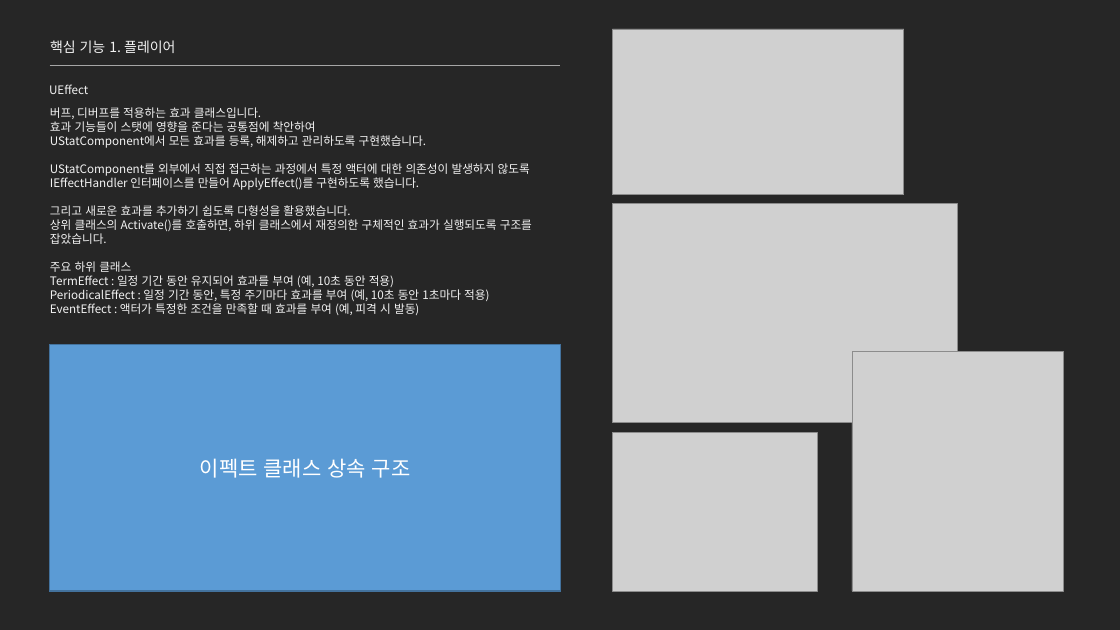
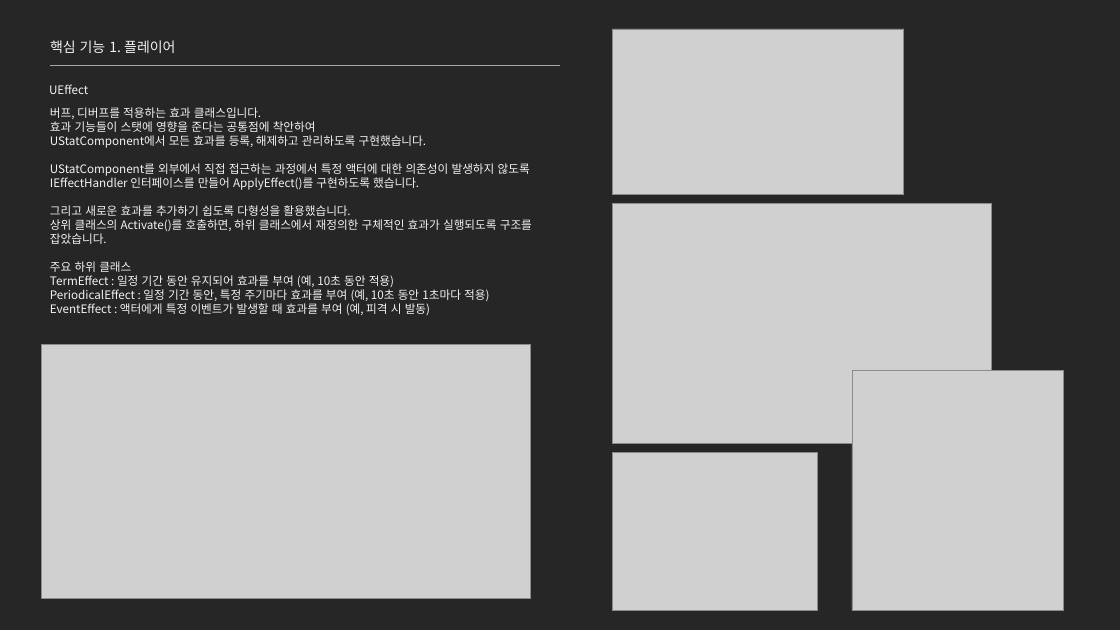
Before and after one commit to jhk0701/project-ARPGHunter, a slide deck: slide 9 of Docs/UnrealEngine_문서_김정환.pptx. Drawn at 1120x630 pixels with LibreOffice and Linux fonts; fonts in the diff are those of the drawing; grey boxes stand for pictures. Boxes give left, top, right and bottom in pixels: in the first picture for what was removed or moved away, otherwise in the second. Text is boxed around its words. In the diff, an @@ line names an element or a change of style, - is before the commit and + after.

```diff
--- a/Docs/UnrealEngine_문서_김정환.pptx
+++ b/Docs/UnrealEngine_문서_김정환.pptx
@@ picture: place and size @@
-picture at [613,204,958,423]
+picture at [613,204,991,444]
@@ text at [50,303,430,315]: text changed @@
-EventEffect : 액터가 특정한 조건을 만족할 때 효과를 부여 (예, 피격 시 발동)
+EventEffect : 액터에게 특정 이벤트가 발생할 때 효과를 부여 (예, 피격 시 발동)
@@ picture added at [42,345,531,599] @@
@@ rectangle removed at [50,345,561,592] @@
-이펙트 클래스 상속 구조
@@ picture: place and size @@
-picture at [852,351,1064,591]
+picture at [852,371,1064,610]
@@ picture: place and size @@
-picture at [613,433,818,591]
+picture at [613,453,818,611]
```
Also in this commit, not shown: 15 other slides changed, 15 other files.
